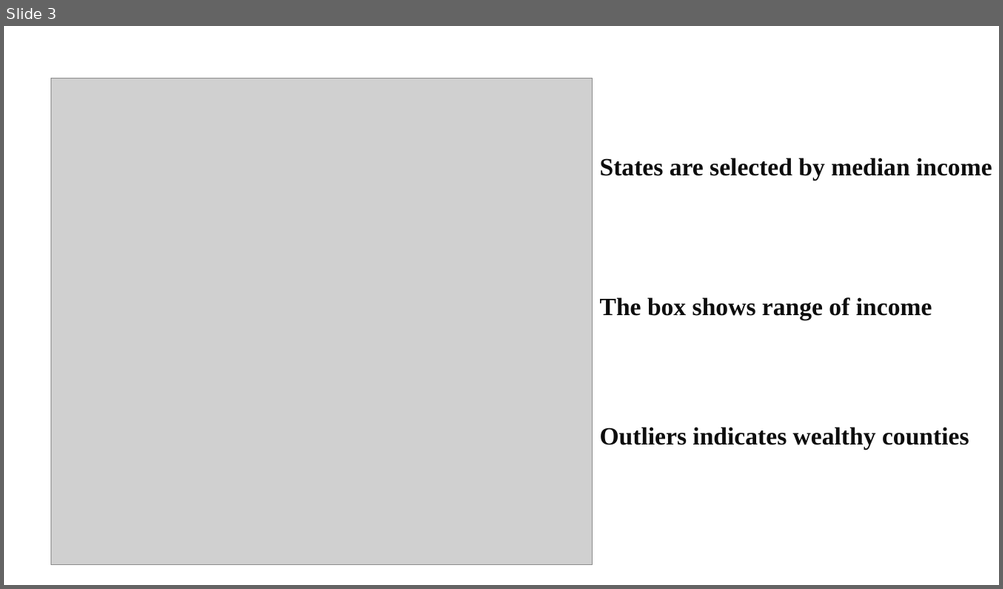
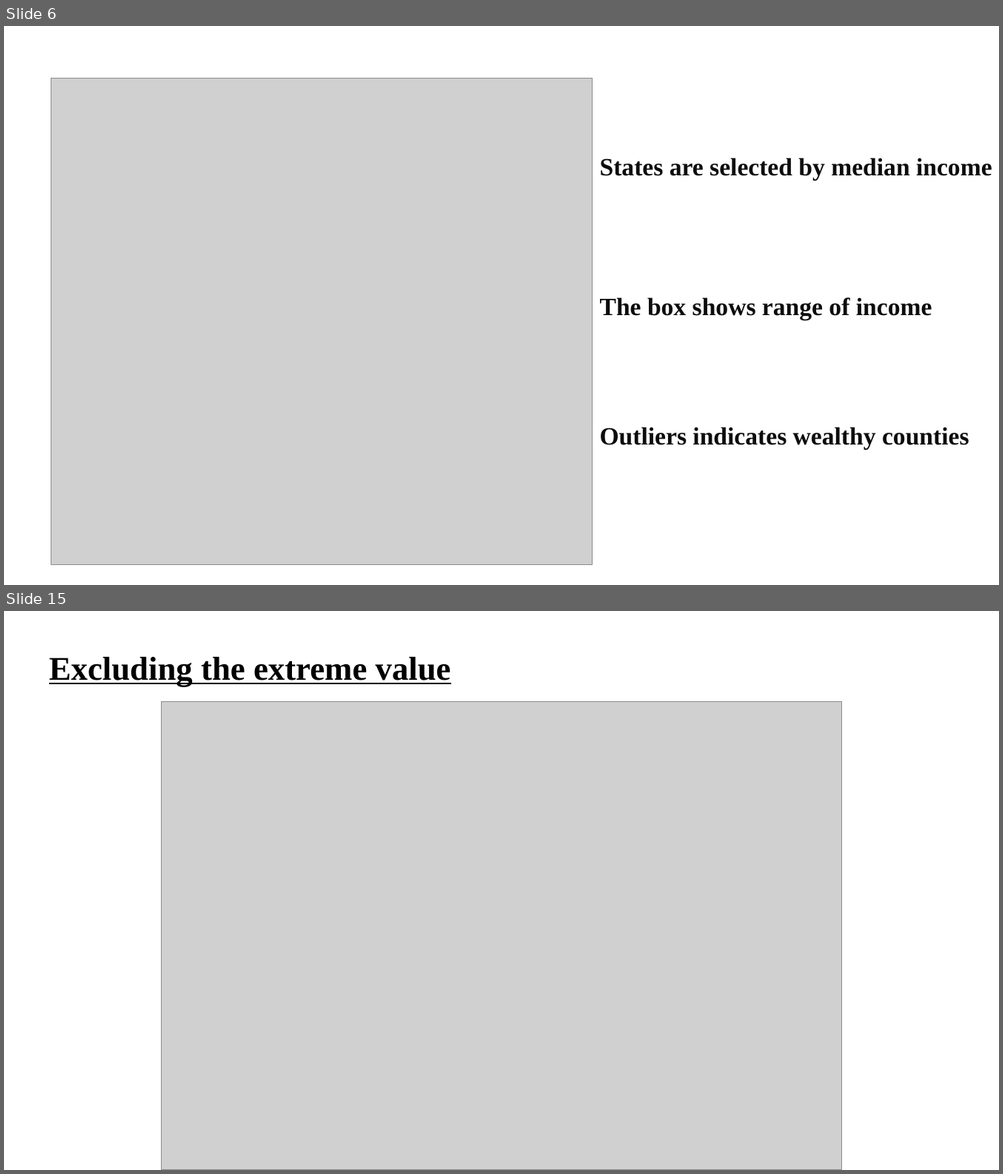
Before and after one commit to constantine-zhang96/DataScience-Project-1, a slide deck: IntroDataPresentation.pptx. Shown one above the other, each under a label of ours: slide 3 before the commit, slides 6 and 15 after it; the slides between them are not shown. The pictures are 1003x589 and 1003x1174 pixels, drawn with LibreOffice and Linux fonts; fonts in the diff are those of the drawing; grey boxes stand for pictures. Boxes give left, top, right and bottom in pixels: in the first picture for what was removed or moved away, otherwise in the second. Text is boxed around its words. In the diff, an @@ line names an element or a change of style, - is before the commit and + after.

```diff
--- a/IntroDataPresentation.pptx
+++ b/IntroDataPresentation.pptx
@@ slide 15 added at [4,611,999,1170], background #FFFFFF @@
@@ text added at [49,657,451,686], 32 pt, text #000000, bold, underline @@
+Excluding the extreme value
@@ picture added at [161,702,841,1170] @@
@@ what was slide 3 is now slide 6 @@
```
Also in this commit, not shown: 20 other slides added, 7 slides removed.
